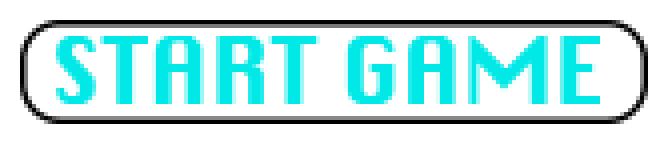
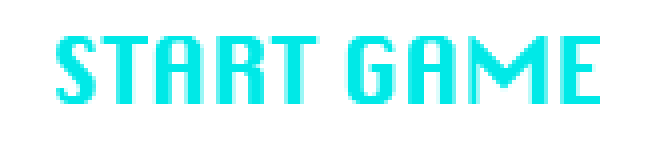
Layer changes from the first 664x148 image to the second:
pixels changed over [20, 20, 648, 124] (layer not identified)
